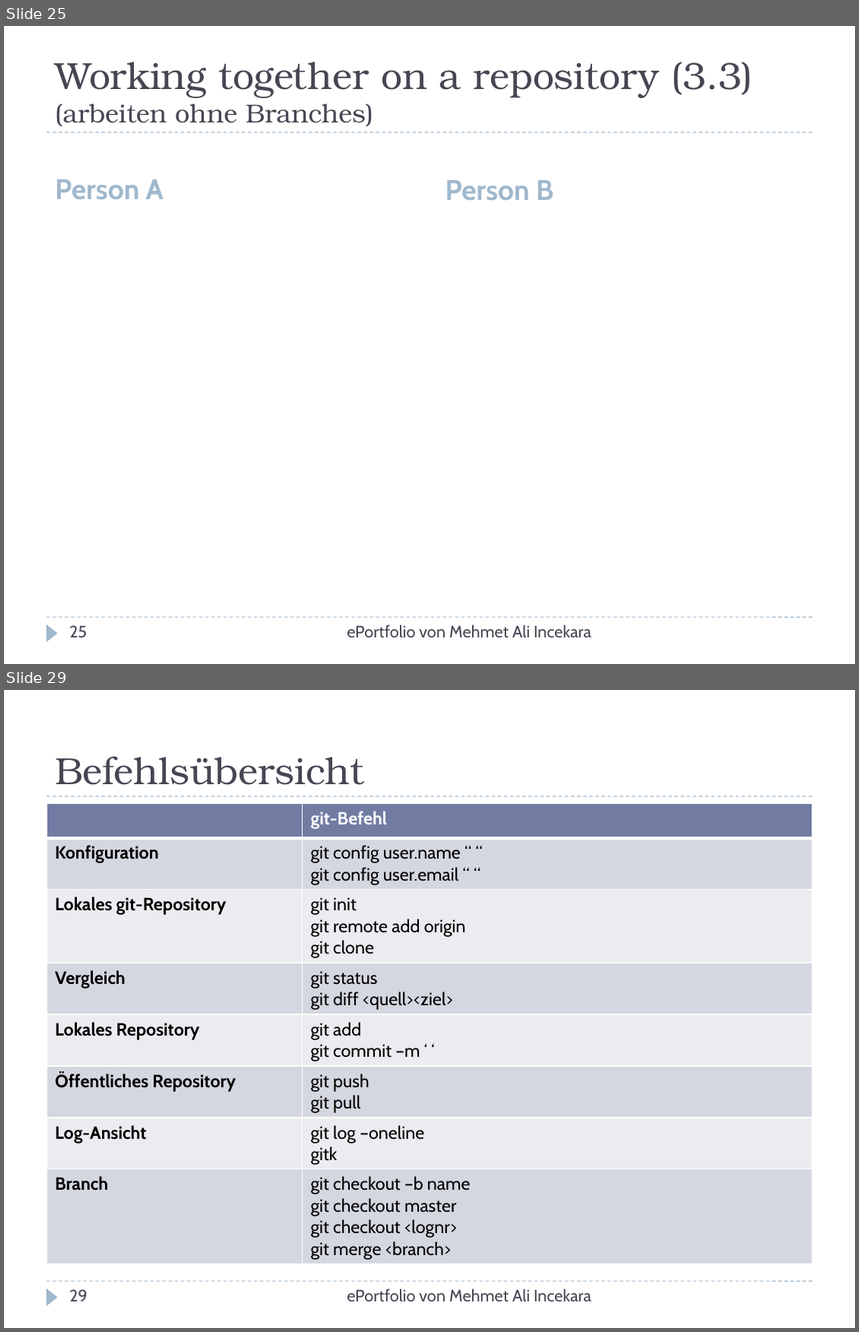
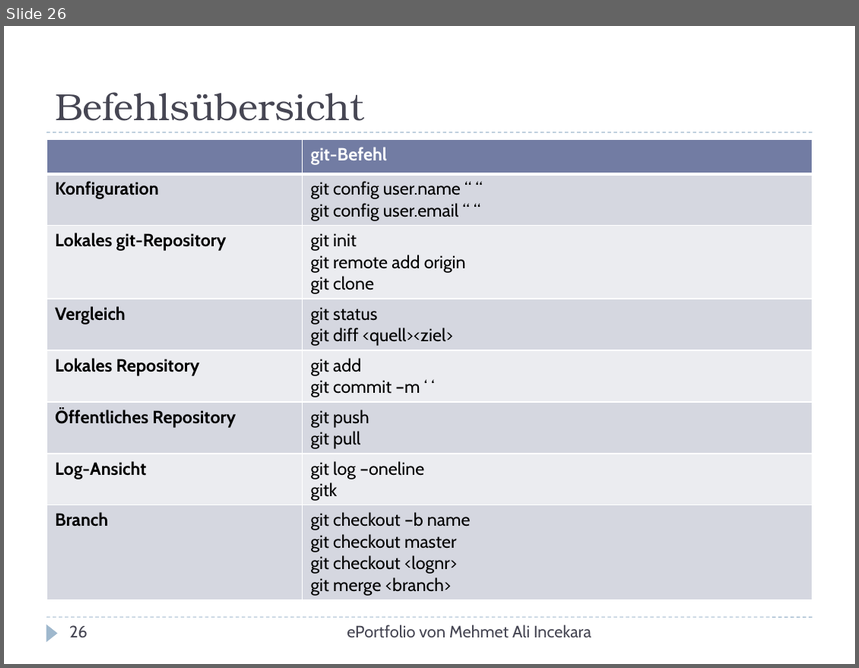
Before and after one commit to xnappy/ePortfolio, a slide deck: Tutorial.pptx. Shown one above the other, each under a label of ours: slides 25 and 29 before the commit, slide 26 after it; the slides between them are not shown. The pictures are 859x1332 and 859x668 pixels, drawn with LibreOffice and Linux fonts; fonts in the diff are those of the drawing. Boxes give left, top, right and bottom in pixels: in the first picture for what was removed or moved away, otherwise in the second. Text is boxed around its words. In the diff, an @@ line names an element or a change of style, - is before the commit and + after.

```diff
--- a/Tutorial.pptx
+++ b/Tutorial.pptx
@@ slide 25 removed at <box>4,26,855,664</box>, background #FFFFFF; not listed: 3 template elements that a slide beside it also shows @@
@@ title removed at <box>55,62,753,126</box> @@
-Working together on a repository (3.3)
-(arbeiten ohne Branches)
@@ text removed at <box>55,180,164,199</box> @@
-Person A
@@ text removed at <box>446,180,553,200</box> @@
-Person B
@@ page number removed at <box>69,626,87,639</box> @@
-25
@@ text removed at <box>347,625,591,638</box> @@
-ePortfolio von Mehmet Ali Incekara
@@ what was slide 29 is now slide 26 @@
@@ page number at <box>69,626,88,639</box>: text changed @@
-29
+26
```
Also in this commit, not shown: 3 slides changed, 1 slide added, 3 other slides removed.
